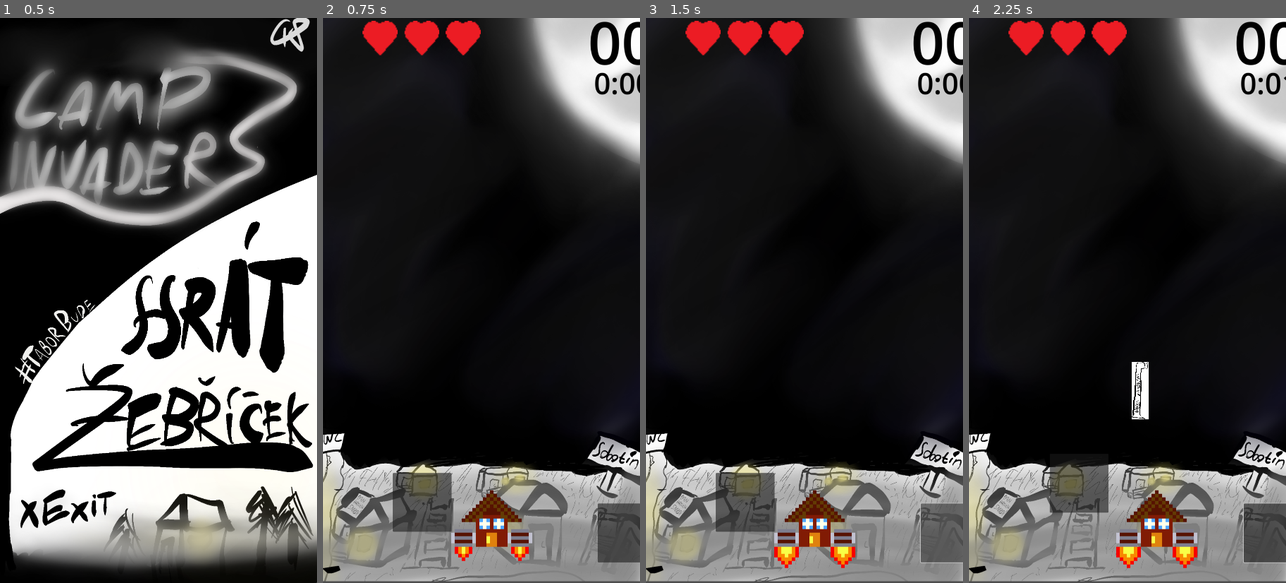
Above: before the commit, frames 1-4 (left to right).
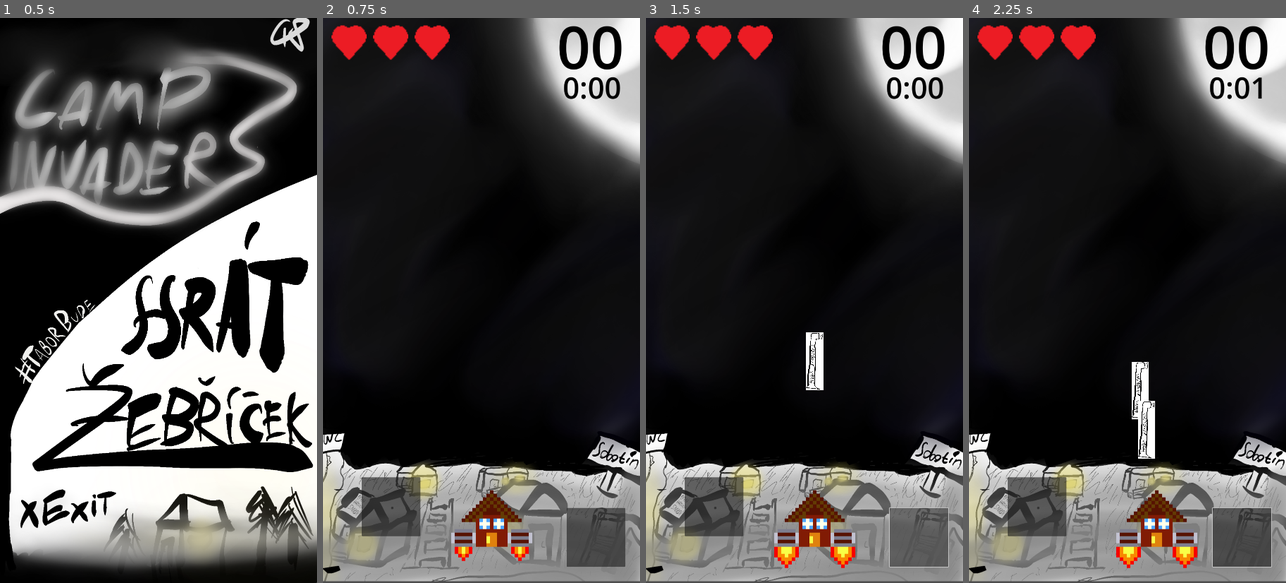
Above: after the commit, the same moments.

Repository: Honzapkcz/camp-invaders
Game: Godot game, scene res://Scenes/main_menu.tscn
Same seed, same stepped clock (60 frames per second), same inputs: the game is played once before the commit and once after it.
Inputs (mouse positions are in pixels of both pictures, inside the frame that each line leads up to; where the layout moved, square brackets give the same spot in the first picture):
- Up to frame 1 (0.5 s): no input
- Up to frame 2 (0.75 s): click (481, 300) at 0.5 s
- Up to frame 3 (1.5 s): click (918, 537) [950, 532] at 1.25 s
- Up to frame 4 (2.25 s): move the mouse to (1197, 272) at 2.02 s; hold Right (Right) from 2.03 s (still down); tap Space (Fire) at 2.1 s; click (1197, 272) at 2.17 s

Frame 1 is identical in both runs. In frame 2, 7.1% of the frame differs, in the area x 2-100%, y 0-98%; in frame 3, 7.6%; in frame 4, 8.1%.

Commit message:
GameHud: Fixed bug where can be joistick controlled across the whole screen

Diff:
--- a/src/Scenes/game_hud.tscn
+++ b/src/Scenes/game_hud.tscn
@@ -8,10 +8,6 @@
 anchors_preset = 15
 anchor_right = 1.0
 anchor_bottom = 1.0
-offset_left = 106.0
-offset_top = -15.0
-offset_right = 106.0
-offset_bottom = -15.0
 grow_horizontal = 2
 grow_vertical = 2
 script = ExtResource("1_0hofx")
@@ -88,3 +84,5 @@
 offset_right = 100.0
 offset_bottom = 100.0
 pivot_offset = Vector2(100, 100)
+
+[connection signal="pressed" from="FireButton" to="." method="_on_fire_button_pressed"]
--- a/src/Scripts/game_hud.gd
+++ b/src/Scripts/game_hud.gd
@@ -34,7 +34,8 @@
 
 func _input(event: InputEvent):
 	if event is InputEventScreenTouch:
-		if event.pressed and $JoistickButton/Tip.pressed and _touch_index == -1:
+		if event.pressed and $JoistickButton/Tip.pressed and _touch_index == -1 \
+			and event.position.x < 500 and event.position.y > 1200:
 			_touch_index = event.index
 			_update_joystick(event.position)
 		elif event.index == _touch_index:
@@ -50,7 +51,7 @@
 	get_viewport().set_input_as_handled()
 
 func _update_joystick(touch_position: Vector2):
-	var center : Vector2 = $JoistickButton.global_position # + Vector2(30, 30)
+	var center : Vector2 = $JoistickButton.global_position
 	var vector : Vector2 = touch_position - center
 	vector = vector.limit_length(clampzone_size)
 
@@ -62,3 +63,7 @@
 	else:
 		is_pressed = false
 		output = Vector2.ZERO
+
+
+func _on_fire_button_pressed():
+	Global.emit_signal("fire_bullet")
